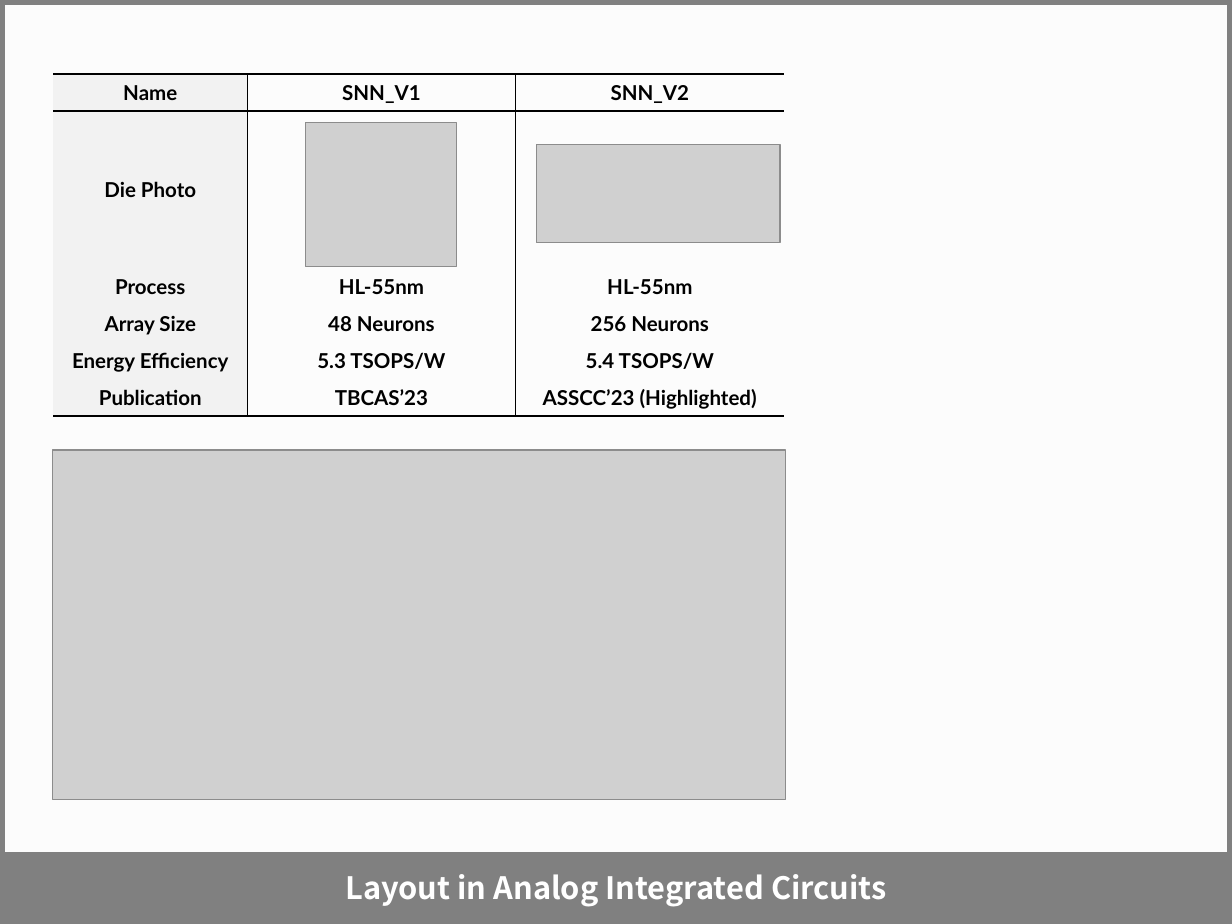
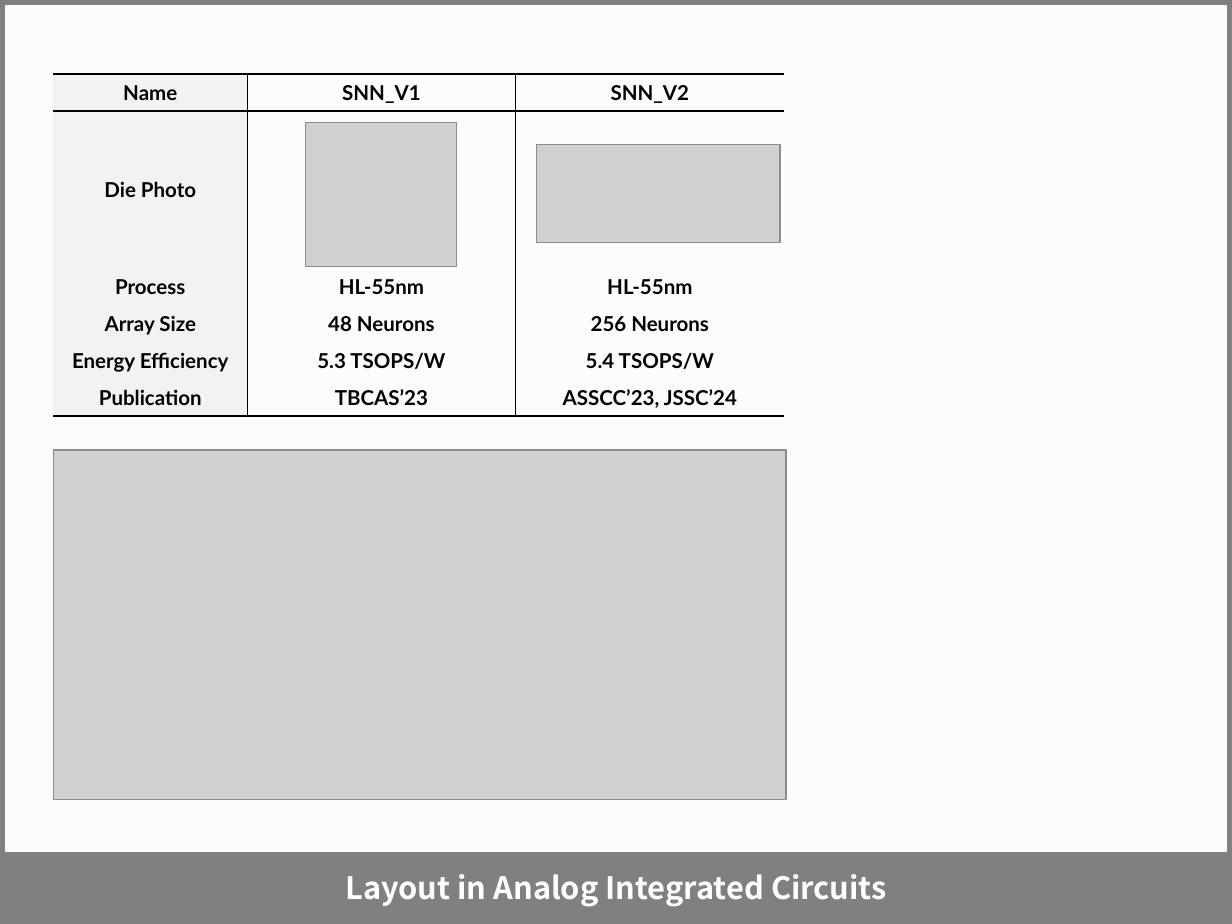
Before and after one commit to zhaojianycc/zhaojianycc.github.io, a slide deck: slide 4 of chipgallery/网站芯片模板.pptx. Drawn at 1232x924 pixels with LibreOffice and Linux fonts; fonts in the diff are those of the drawing; grey boxes stand for pictures. Boxes give left, top, right and bottom in pixels: in the first picture for what was removed or moved away, otherwise in the second. Text is boxed around its words. In the diff, an @@ line names an element or a change of style, - is before the commit and + after.

```diff
--- a/chipgallery/网站芯片模板.pptx
+++ b/chipgallery/网站芯片模板.pptx
@@ table at (x1=53, y1=74, x2=784, y2=415) @@
-row 6, column 3: ASSCC’23 (Highlighted)
+row 6, column 3: ASSCC’23, JSSC’24
```
Also in this commit, not shown: 1 other file.
